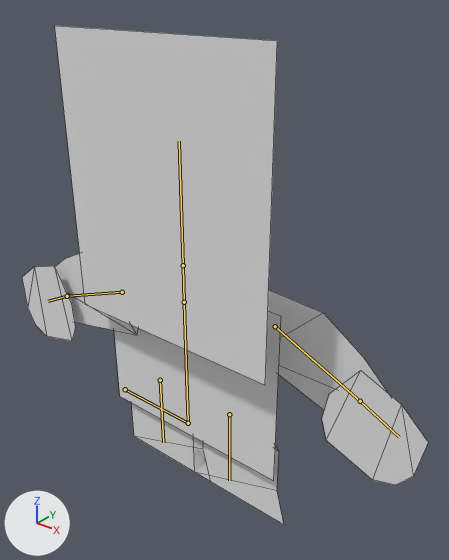
Renders of the Blender file Athene/Blender/Player/Animations.blend from each side of a commit.
Both versions are drawn from a 50 mm camera at (3.72, -4.02, 5.09) aimed at (0.3, 0.26, 2.44). Arrows for +X, +Y and +Z are at lower left; the lights stay in place. The bones that bend it are drawn over the model as lines. Mesh edges are drawn as thin lines.

The first picture shows 'Character'.
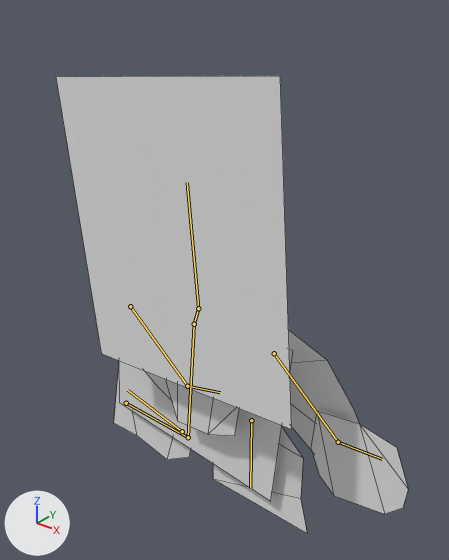
The newer file adds an action. The first version stands in its rest pose; the second is drawn at frame 4 of the action 'Help'.

Pixel boxes (x1, y1, x2, y2) of what changed, in the pictures (449 x 560 px):
'Character', posed (13% narrower, 8% shorter)
    before: (22, 26, 428, 525)
    after: (56, 76, 408, 533)
bone 'control', root to tip
    before: (125, 389) to (188, 423)
    after: (126, 403) to (188, 437)
bone 'body', root to tip
    before: (188, 423) to (184, 302)
    after: (188, 437) to (194, 324)
bone 'neck', root to tip
    before: (184, 302) to (183, 265)
    after: (194, 324) to (198, 308)
bone 'head', root to tip
    before: (183, 265) to (179, 141)
    after: (198, 308) to (187, 182)
bone 'leg.R', root to tip
    before: (229, 414) to (229, 480)
    after: (251, 420) to (250, 488)
bone 'leg.L', root to tip
    before: (160, 380) to (163, 442)
    after: (182, 431) to (127, 390)
bone 'arm.L', root to tip
    before: (122, 292) to (67, 296)
    after: (130, 306) to (187, 386)
bone 'hand.L', root to tip
    before: (67, 296) to (48, 301)
    after: (187, 386) to (220, 392)
bone 'arm.R', root to tip
    before: (275, 326) to (360, 401)
    after: (274, 353) to (338, 442)
bone 'hand.R', root to tip
    before: (360, 401) to (399, 437)
    after: (338, 442) to (382, 459)

The change in detail:
Bone 'control' (bone_control) moves from (0.0, 0.0, 0.0) to (0.198, -0.005, 0.0).
Bone 'body' (bone_body) turns from (0, 0, 0) to (0, 0, -5) degrees about its own x, y and z.
Bone 'neck' (bone_neck) turns from (0, 0, 0) to (24, 13, -22) degrees about its own x, y and z.
Bone 'head' (bone_head) turns from (0, 0, 0) to (0, 0, 5) degrees about its own x, y and z.
Bone 'leg.R' (bone_leg_r) moves from (0.0, 0.0, 0.0) to (0.234, 0.326, 0.0).
Bone 'leg.R' (bone_leg_r) turns from (0, 0, 0) to (0, 0, 5) degrees about its own x, y and z.
Bone 'leg.L' (bone_leg_l) moves from (0.0, 0.0, 0.0) to (0.32, -0.398, 0.0).
Bone 'leg.L' (bone_leg_l) turns from (0, 0, 0) to (0, 0, -96) degrees about its own x, y and z.
Bone 'arm.L' (bone_arm_l) turns from (0, 0, 0) to (0, 0, 124) degrees about its own x, y and z.
Bone 'hand.L' (bone_hand_l) turns from (0, 0, 0) to (-49, 0, 0) degrees about its own x, y and z.
Bone 'arm.R' (bone_arm_r) moves from (0.0, 0.0, 0.0) to (0.079, -0.09, 0.0).
Bone 'arm.R' (bone_arm_r) turns from (0, 0, 0) to (0, 0, -12) degrees about its own x, y and z.
Bone 'hand.R' (bone_hand_r) turns from (0, 0, 0) to (49, 0, 0) degrees about its own x, y and z.
